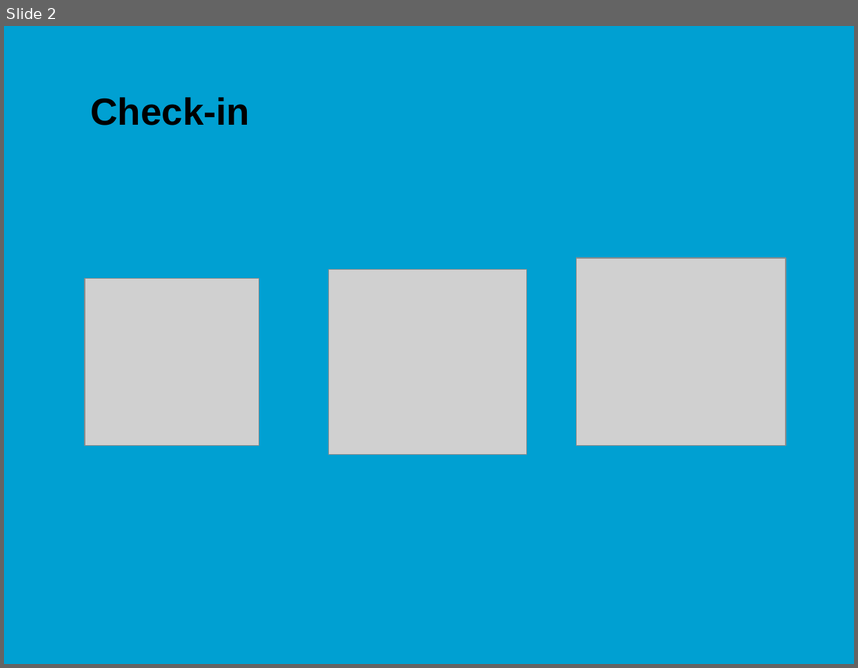
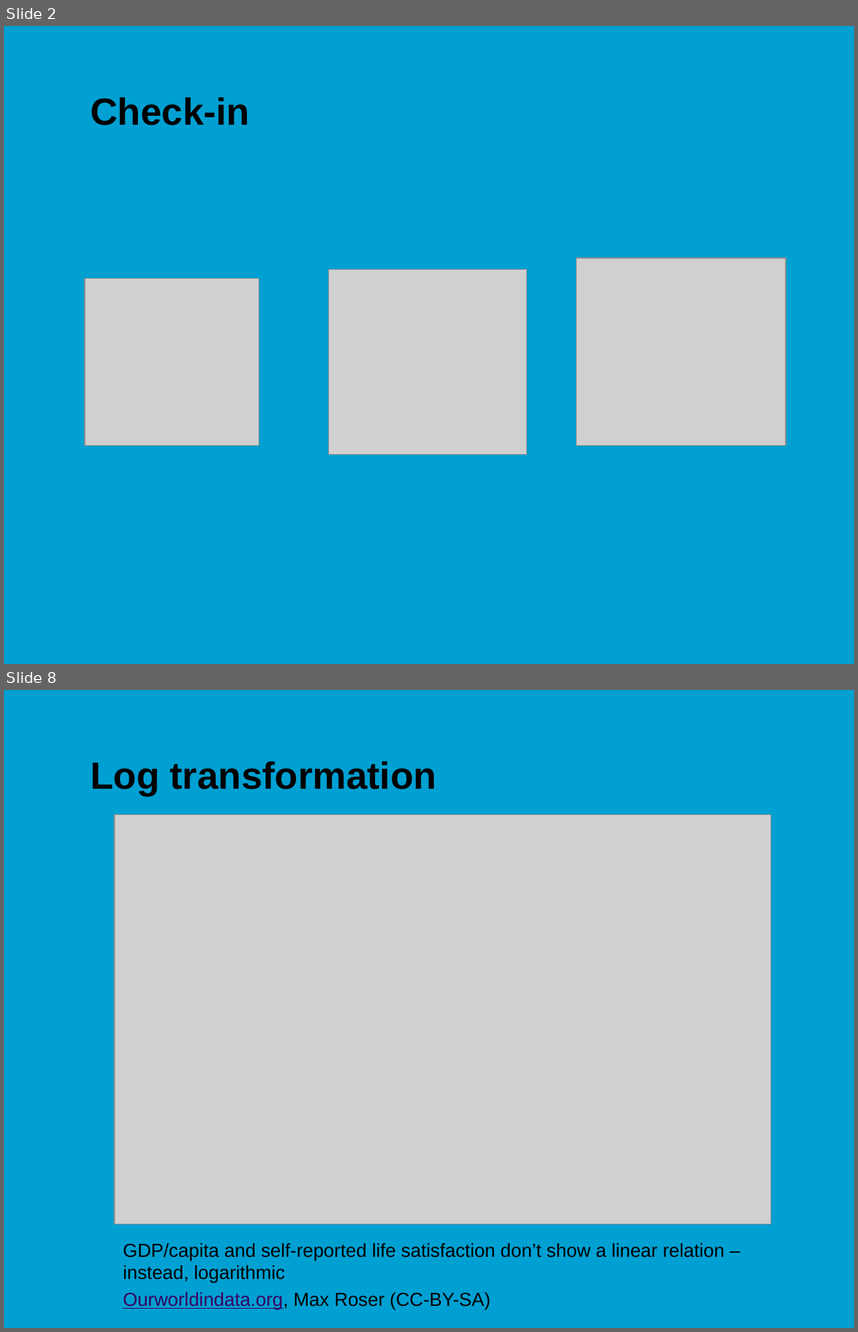
Before and after one commit to jonasmoons/data-driven-learning, a slide deck: slides/ddl-w6l1.pptx. Shown one above the other, each under a label of ours: slide 2 before the commit, slides 2 and 8 after it; the slides between them are not shown. The pictures are 858x668 and 858x1332 pixels, drawn with LibreOffice and Linux fonts; fonts in the diff are those of the drawing; grey boxes stand for pictures; background and template pictures are left out. Boxes give left, top, right and bottom in pixels: in the first picture for what was removed or moved away, otherwise in the second. Text is boxed around its words. In the diff, an @@ line names an element or a change of style, - is before the commit and + after.

```diff
--- a/slides/ddl-w6l1.pptx
+++ b/slides/ddl-w6l1.pptx
@@ slide 8 added at [4,690,854,1328], background picture (left out) @@
@@ title added at [90,761,437,795], 32 pt, text #000000, bold @@
+Log transformation
@@ picture added at [114,815,771,1224] @@
@@ text added at [123,1243,725,1309], 16 pt, text #000000 @@
+GDP/capita and self-reported life satisfaction don’t show a linear relation – instead, logarithmic
+Ourworldindata.org, Max Roser (CC-BY-SA)
```
Also in this commit, not shown: 5 slides changed, 21 other slides added, 11 slides removed, 7 other files.
